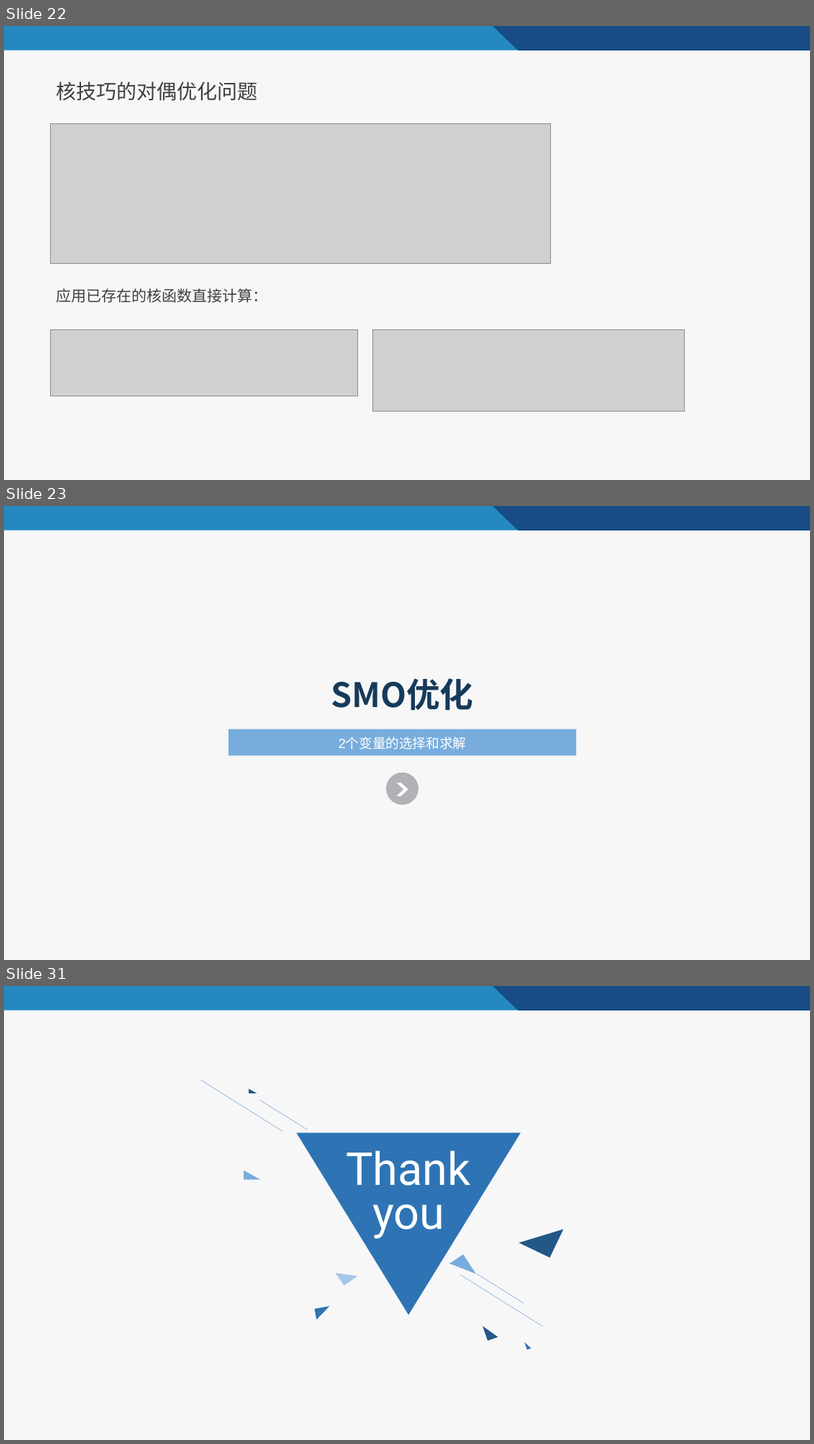
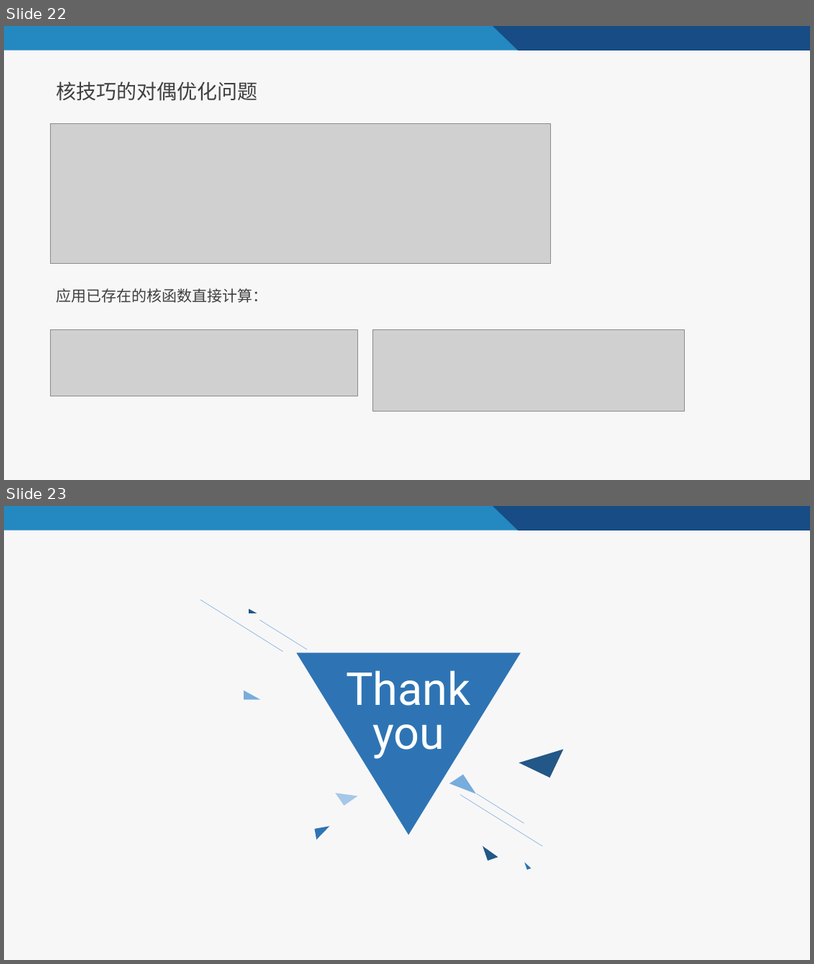
Before and after one commit to qiuliwang/MachineLearning, a slide deck: SVM/支持向量机.pptx. Shown one above the other, each under a label of ours: slides 22, 23 and 31 before the commit, slides 22 and 23 after it; the slides between them are not shown. The pictures are 814x1444 and 814x964 pixels, drawn with LibreOffice and Linux fonts; fonts in the diff are those of the drawing; grey boxes stand for pictures. Boxes give left, top, right and bottom in pixels: in the first picture for what was removed or moved away, otherwise in the second. Text is boxed around its words. In the diff, an @@ line names an element or a change of style, - is before the commit and + after.

```diff
--- a/SVM/支持向量机.pptx
+++ b/SVM/支持向量机.pptx
@@ slide 23 removed at (x1=4, y1=506, x2=810, y2=960), background #F7F7F8; not listed: 2 template elements that a slide beside it also shows @@
@@ text removed at (x1=331, y1=678, x2=473, y2=710) @@
-SMO优化
@@ rectangle removed at (x1=229, y1=729, x2=577, y2=756) @@
-2个变量的选择和求解
@@ ellipse removed at (x1=386, y1=772, x2=419, y2=804) @@
@@ chevron removed at (x1=396, y1=782, x2=408, y2=795) @@
@@ what was slide 31 is now slide 23 @@
```
Also in this commit, not shown: 3 slides changed, 7 other slides removed, 4 other files.
